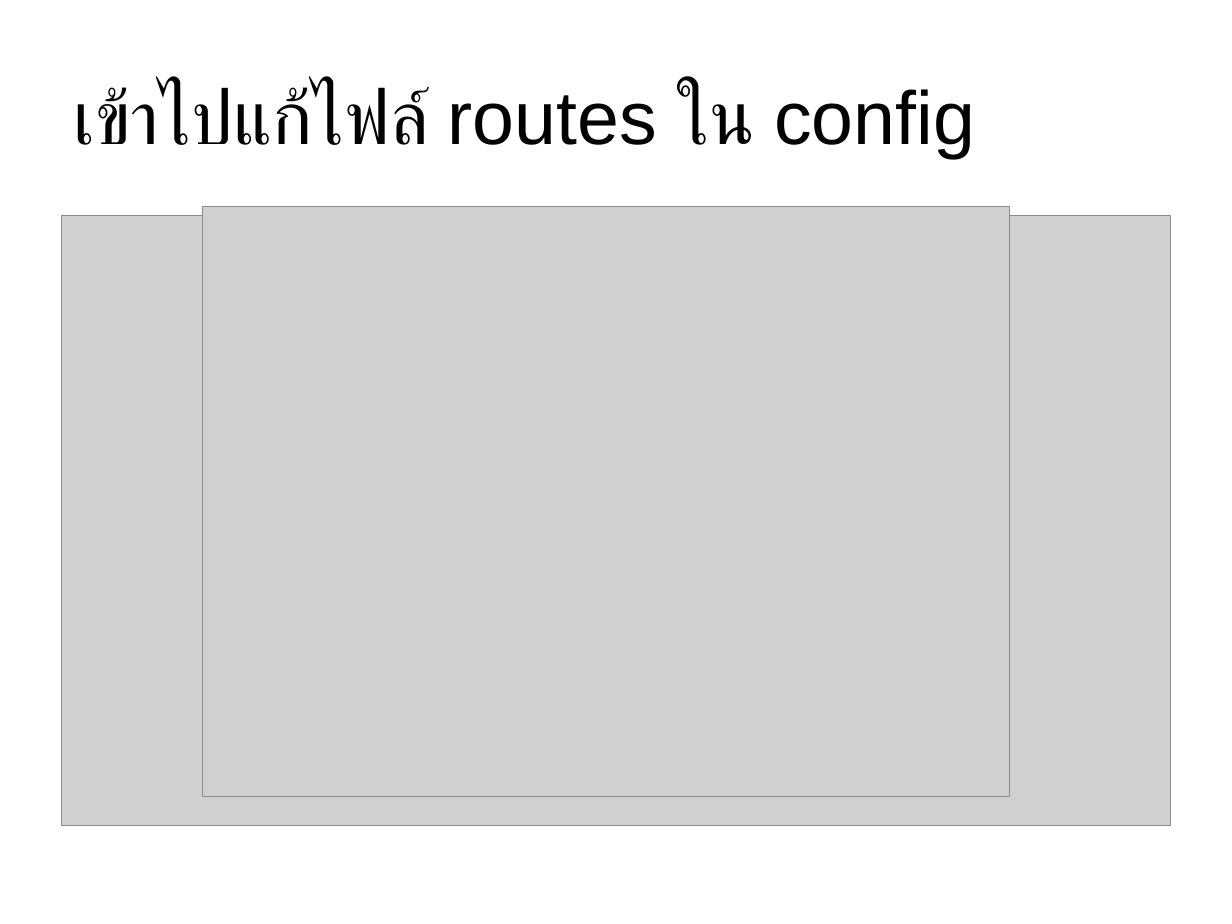
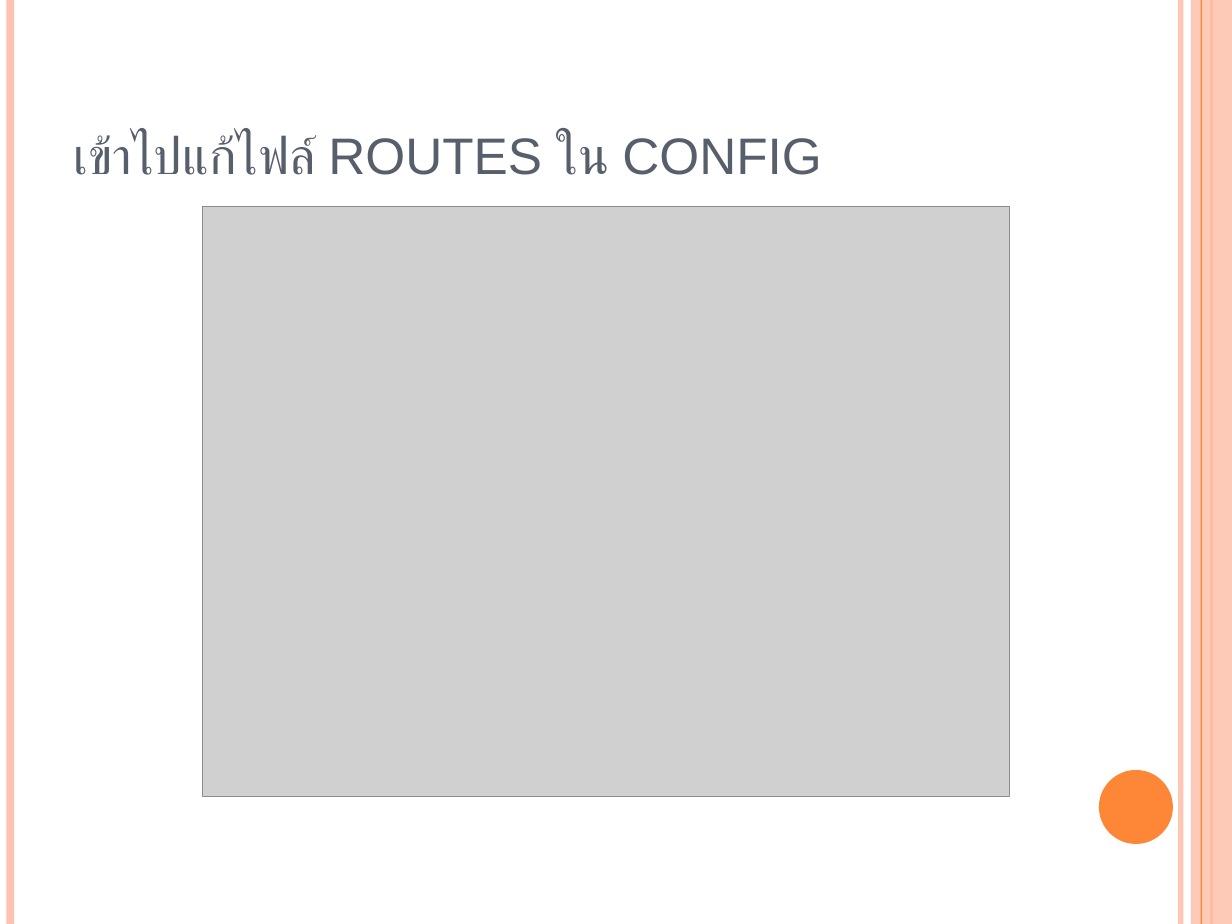
Before and after one commit to Mittapap/interview_rails, a slide deck: slide 12 of presentation.ppt. Drawn at 1232x924 pixels with LibreOffice and Linux fonts; fonts in the diff are those of the drawing; grey boxes stand for pictures. Boxes give left, top, right and bottom in pixels: in the first picture for what was removed or moved away, otherwise in the second. Text is boxed around its words. In the diff, an @@ line names an element or a change of style, - is before the commit and + after.

```diff
--- a/presentation.ppt
+++ b/presentation.ppt
@@ line added from (10, 0) to (10, 924), #FEC3AE 4.51 pt @@
@@ line added from (1180, 0) to (1180, 924), #FEC3AE 3 pt @@
@@ rectangle added at bbox=[1191, 0, 1232, 924], fill #FEC3AE at 87% opacity @@
@@ line added from (1201, 0) to (1201, 924), #FE8637 0.74 pt @@
@@ line added from (1211, 0) to (1211, 924), #FE8637 1.5 pt @@
@@ title "เข้าไปแก้ไฟล์ ROUTES ใน CONFIG" at bbox=[74, 134, 821, 175]: vertical alignment middle to bottom @@
@@ title at bbox=[74, 134, 821, 175]: text changed; size 44 to 30 pt; text colour #000000 to #575F6D @@
-เข้าไปแก้ไฟล์ routes ใน config
+เข้าไปแก้ไฟล์ ROUTES ใน CONFIG
@@ picture removed at bbox=[62, 216, 1170, 825] @@
@@ ellipse added at bbox=[1099, 770, 1173, 844], fill #FE8637 @@
```
Also in this commit, not shown: 13 other slides changed, 5 slides added, 1 slide removed.
